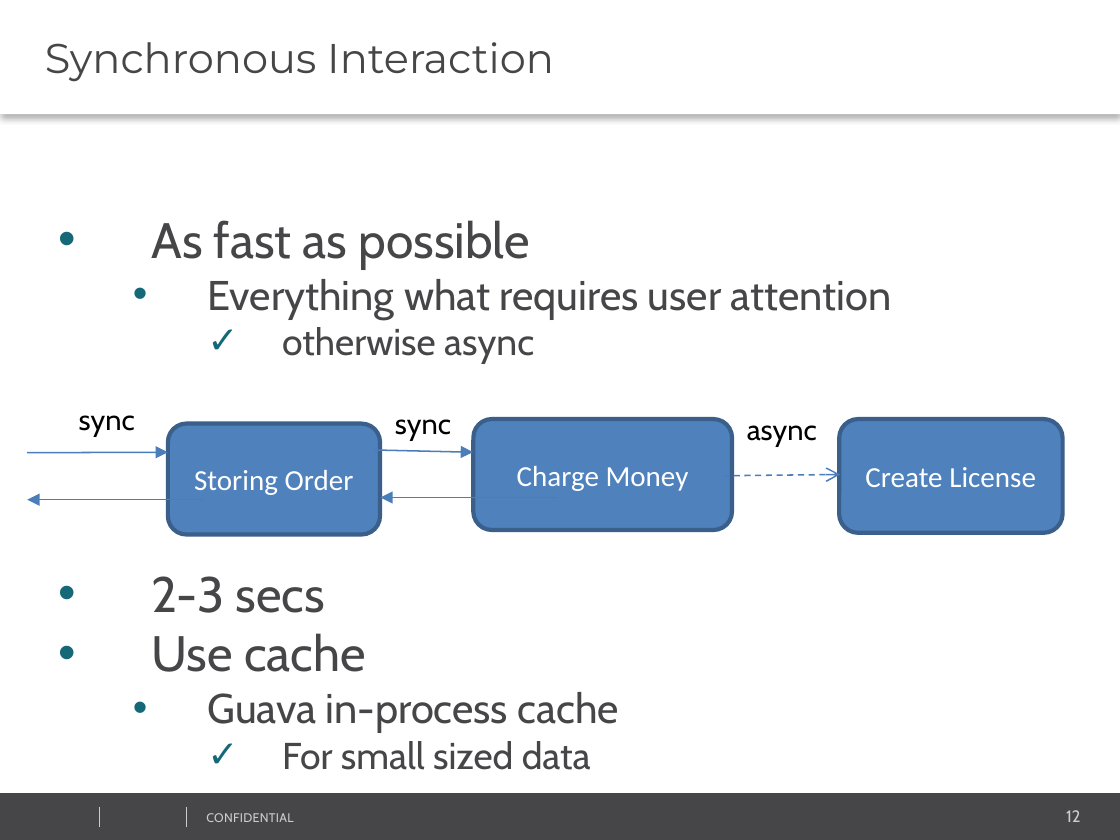
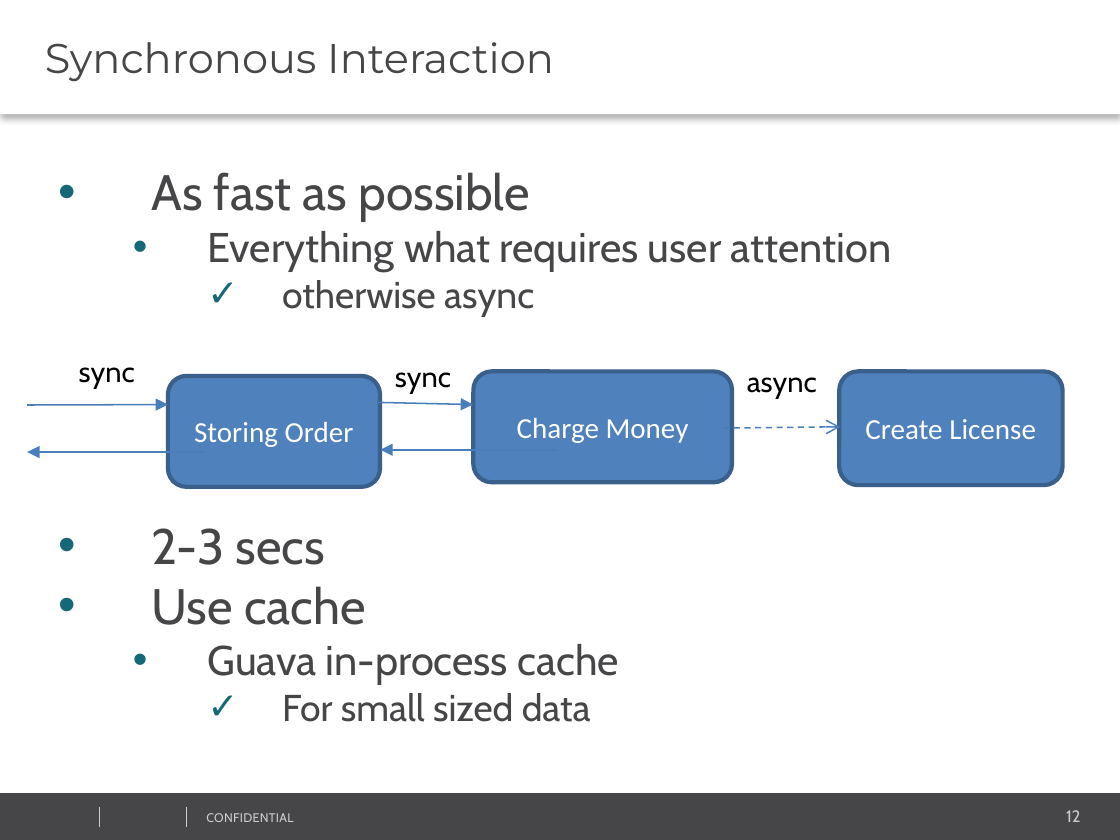
Before and after one commit to vitali-kviatkouski/personal, a slide deck: slide 12 of MicroservicesITWeek2017.pptx. Drawn at 1120x840 pixels with LibreOffice and Linux fonts; fonts in the diff are those of the drawing; background and template pictures are left out. Boxes give left, top, right and bottom in pixels: in the first picture for what was removed or moved away, otherwise in the second. Text is boxed around its words. In the diff, an @@ line names an element or a change of style, - is before the commit and + after.

```diff
--- a/MicroservicesITWeek2017.pptx
+++ b/MicroservicesITWeek2017.pptx
@@ arrow moved from (27, 452) - (167, 452) to (27, 405) - (167, 405) @@
@@ arrow moved from (375, 449) - (473, 452) to (375, 402) - (473, 405) @@
@@ 4 texts, 3 rounded rectangles, 3 arrows: place and size @@
-4 texts, 3 rounded rectangles, 3 arrows at bbox=[27, 220, 1063, 770]
+4 texts, 3 rounded rectangles, 3 arrows at bbox=[27, 172, 1063, 722]
```
Also in this commit, not shown: 8 other slides changed, 4 slides added, 1 slide removed.
